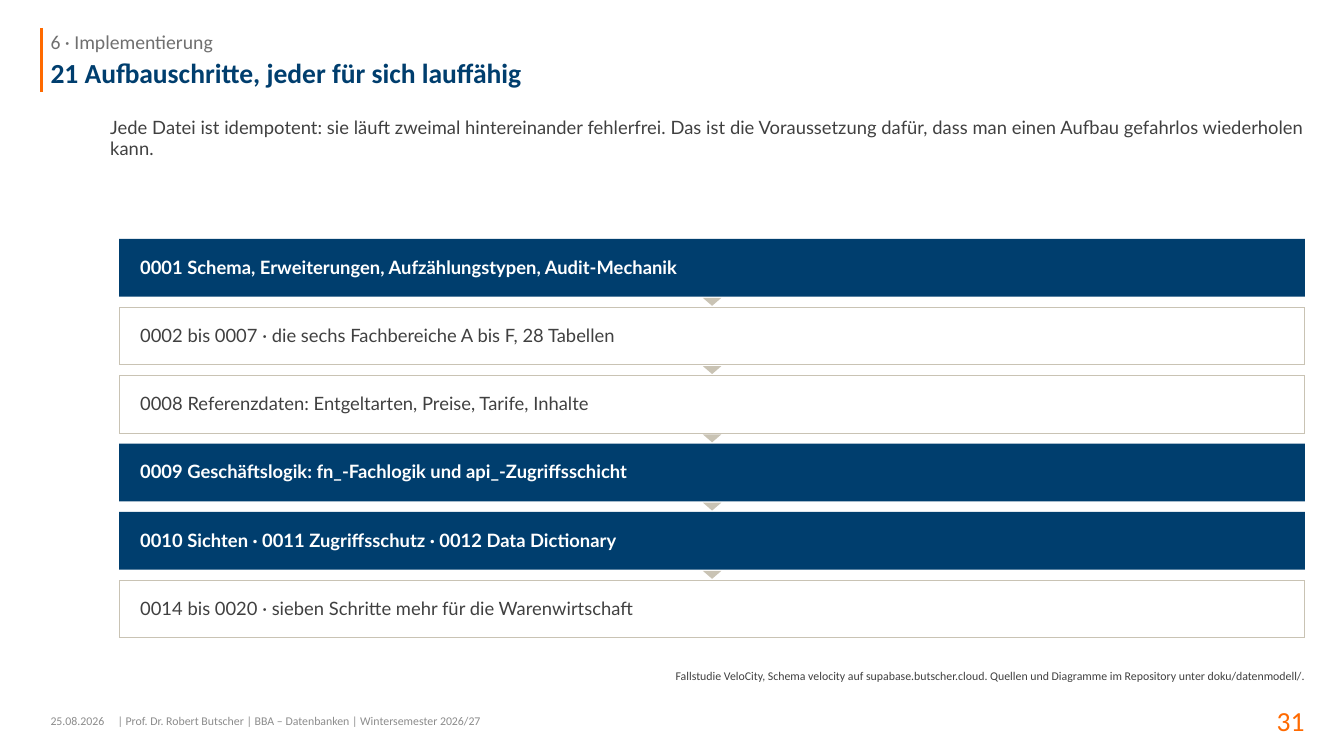
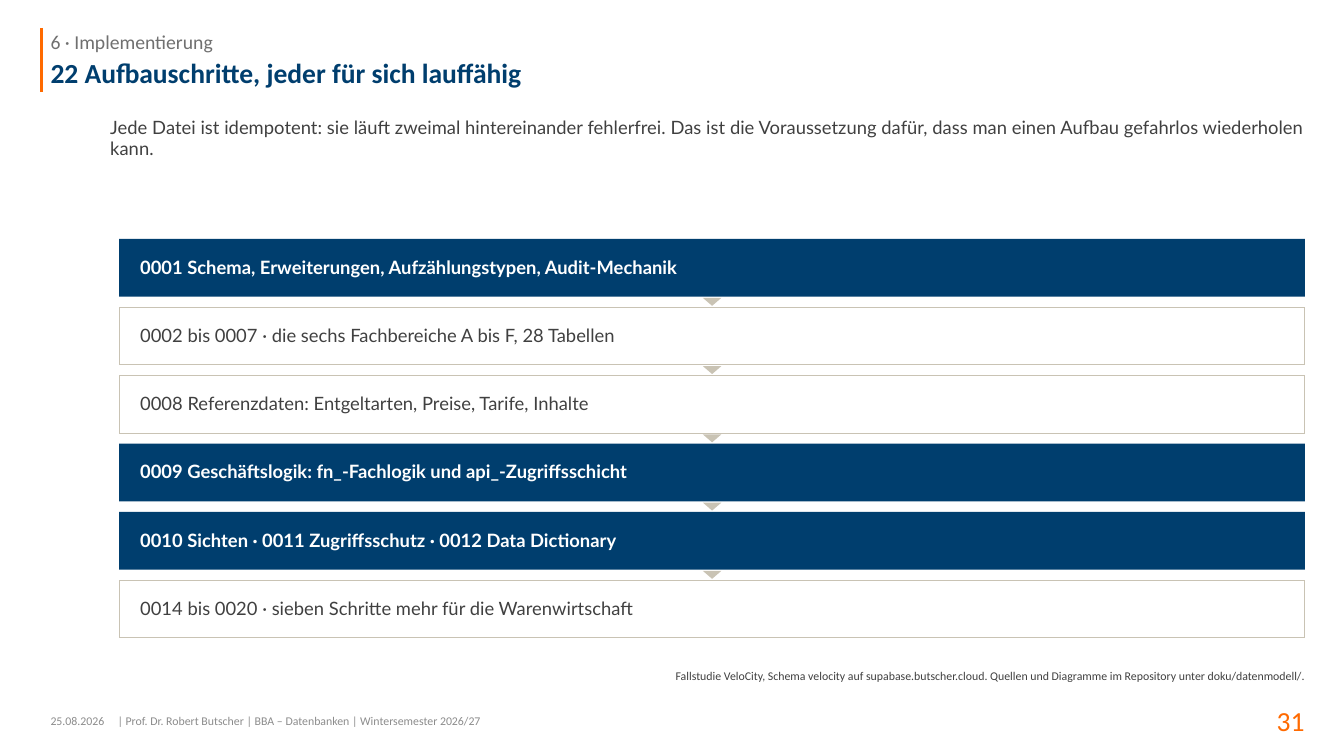
Before and after one commit to swrobuts/velocity-fallstudie, a slide deck: slide 31 of slides/velocity-datenbankentwurf.pptx. Drawn at 1344x756 pixels with LibreOffice and Linux fonts; fonts in the diff are those of the drawing. Boxes give left, top, right and bottom in pixels: in the first picture for what was removed or moved away, otherwise in the second. Text is boxed around its words. In the diff, an @@ line names an element or a change of style, - is before the commit and + after.

```diff
--- a/slides/velocity-datenbankentwurf.pptx
+++ b/slides/velocity-datenbankentwurf.pptx
@@ title at (51,63,521,88): text changed @@
-21 Aufbauschritte, jeder für sich lauffähig
+22 Aufbauschritte, jeder für sich lauffähig
```
Also in this commit, not shown: 1 other slide changed, 7 other files.
